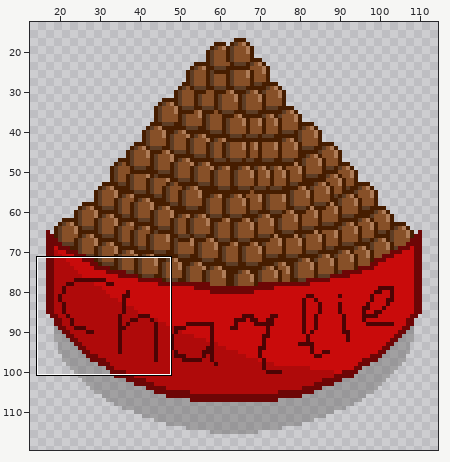
Two versions of one sprite sheet, Purr-fect Defense/Assets/Echo/Assets/Sprites/Brokkenbak.png. Above: a wide view before the commit, with the close-up outlined.
Close-up. Before:
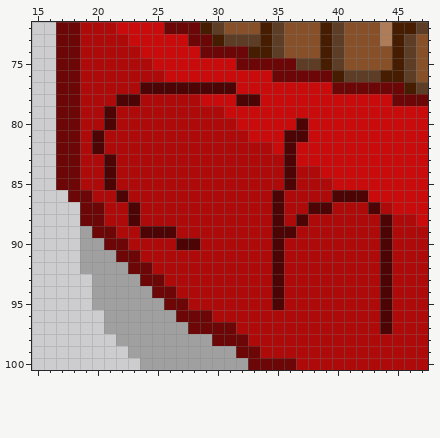
The file is 128x128 pixels. Shown: x 15..47, y 72..100. The wide view leaves out empty margins. The commit also changed other parts of the picture, which this record leaves out.
And afterwards:
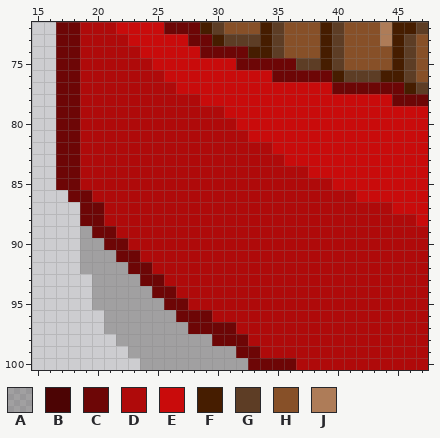
Palette (. is transparent): A #615f5f69  B #4c0404  C #6d0606  D #af0a0a  E #c90b0b  F #461d00  G #5d3d25  H #875028  J #ae7c58
Difference:
{"y":77,"x":24,"old":"BBBBBBBB","new":"DDDEEEEE"}
{"y":78,"x":22,"old":"BB","new":"DD"}
{"y":78,"x":32,"old":"BB","new":"EE"}
{"y":79,"x":21,"old":"B","new":"D"}
{"y":80,"x":21,"old":"B","new":"D"}
{"y":80,"x":37,"old":"B","new":"E"}
{"y":81,"x":20,"old":"B","new":"D"}
{"y":81,"x":36,"old":"BB","new":"EE"}
{"y":82,"x":20,"old":"B","new":"D"}
{"y":82,"x":36,"old":"B","new":"E"}
{"y":83,"x":21,"old":"B","new":"D"}
{"y":83,"x":36,"old":"B","new":"E"}
{"y":84,"x":21,"old":"B","new":"D"}
{"y":84,"x":36,"old":"B","new":"D"}
{"y":84,"x":38,"old":"D","new":"E"}
{"y":85,"x":21,"old":"B","new":"D"}
{"y":85,"x":36,"old":"B","new":"D"}
{"y":86,"x":22,"old":"B","new":"D"}
{"y":86,"x":35,"old":"B","new":"D"}
{"y":86,"x":40,"old":"BBB","new":"DDE"}
{"y":87,"x":23,"old":"B","new":"D"}
{"y":87,"x":35,"old":"B","new":"D"}
{"y":87,"x":38,"old":"BB","new":"DD"}
{"y":87,"x":43,"old":"B","new":"D"}
{"y":88,"x":23,"old":"B","new":"D"}
{"y":88,"x":35,"old":"B","new":"D"}
{"y":88,"x":37,"old":"B","new":"D"}
{"y":88,"x":44,"old":"B","new":"D"}
{"y":89,"x":24,"old":"BBB","new":"DDD"}
{"y":89,"x":35,"old":"BB","new":"DD"}
{"y":89,"x":44,"old":"B","new":"D"}
{"y":90,"x":27,"old":"BB","new":"DD"}
{"y":90,"x":35,"old":"B","new":"D"}
{"y":90,"x":44,"old":"B","new":"D"}
{"y":91,"x":35,"old":"B","new":"D"}
{"y":91,"x":44,"old":"B","new":"D"}
{"y":92,"x":35,"old":"B","new":"D"}
{"y":92,"x":44,"old":"B","new":"D"}
{"y":93,"x":35,"old":"B","new":"D"}
{"y":93,"x":44,"old":"B","new":"D"}
{"y":94,"x":35,"old":"B","new":"D"}
{"y":94,"x":44,"old":"B","new":"D"}
{"y":95,"x":35,"old":"B","new":"D"}
{"y":95,"x":44,"old":"B","new":"D"}
{"y":96,"x":44,"old":"B","new":"D"}
{"y":97,"x":44,"old":"B","new":"D"}
{"label":"changed","picture_box":[92,82,392,334]}
